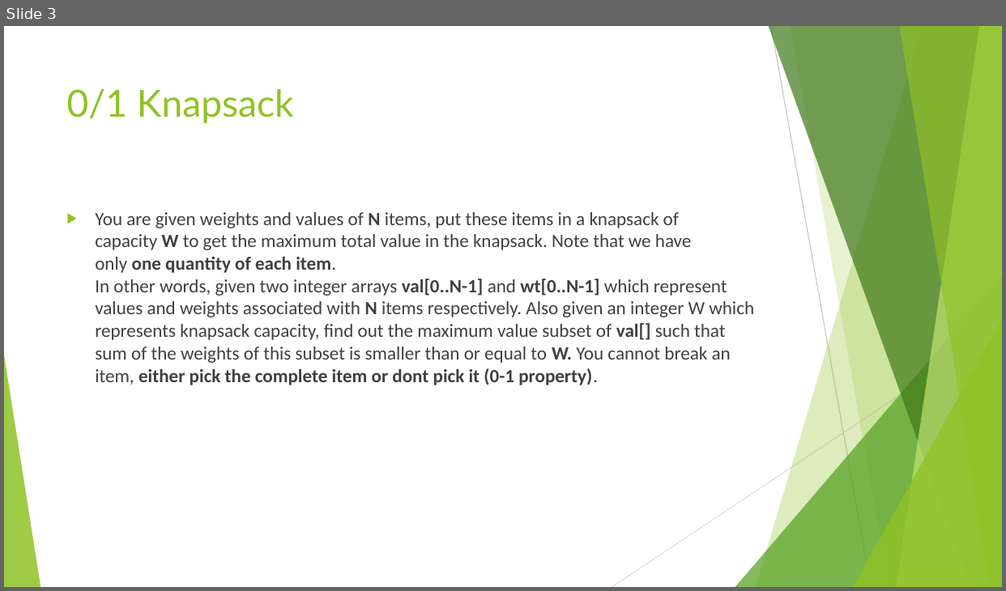
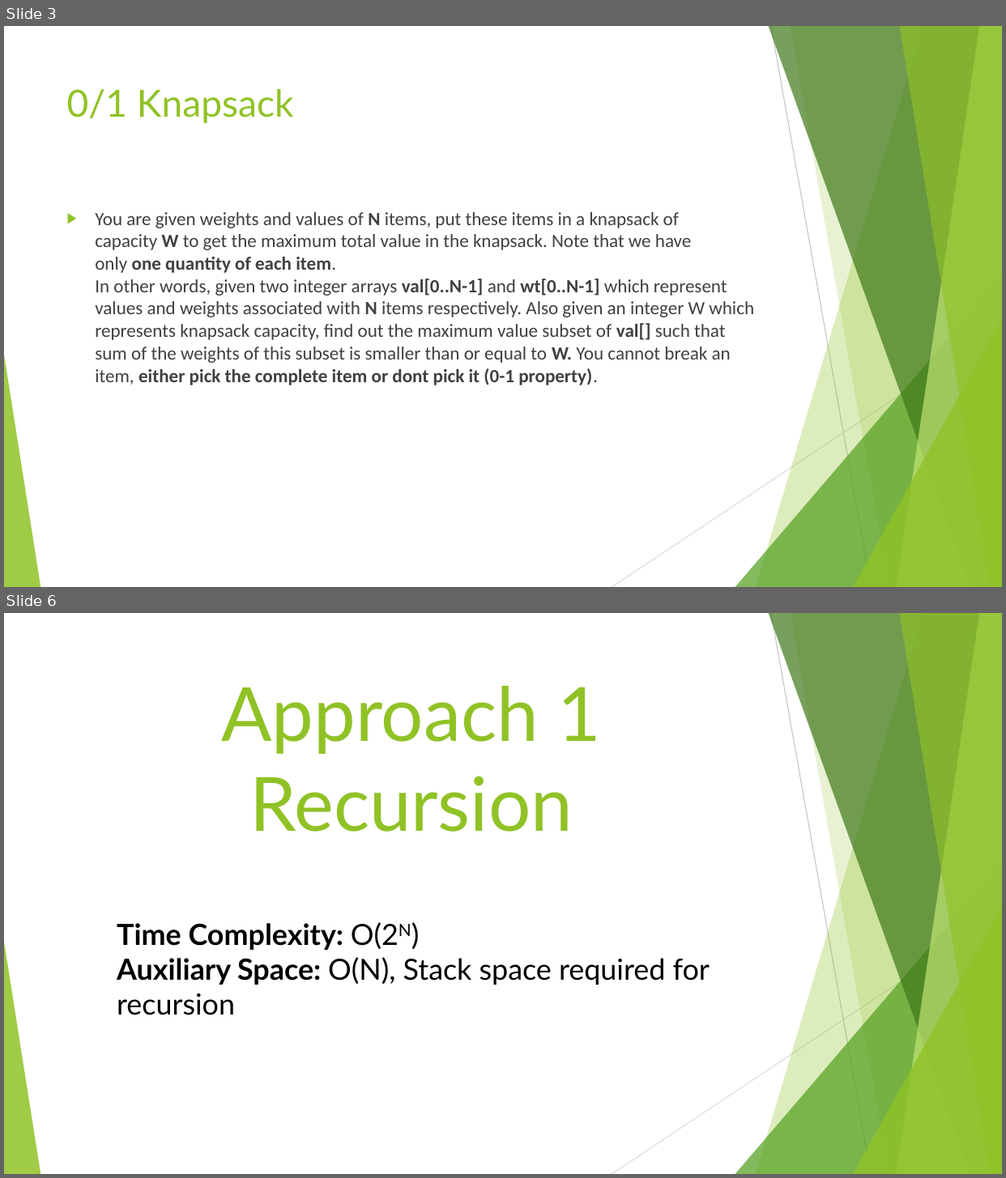
Before and after one commit to sarthaknandwani/ppt_allied_dp, a slide deck: DYNAMIC PROGRAMMING.pptx. Shown one above the other, each under a label of ours: slide 3 before the commit, slides 3 and 6 after it; the slides between them are not shown. The pictures are 1006x591 and 1006x1178 pixels, drawn with LibreOffice and Linux fonts; fonts in the diff are those of the drawing. Boxes give left, top, right and bottom in pixels: in the first picture for what was removed or moved away, otherwise in the second. Text is boxed around its words. In the diff, an @@ line names an element or a change of style, - is before the commit and + after.

```diff
--- a/DYNAMIC PROGRAMMING.pptx
+++ b/DYNAMIC PROGRAMMING.pptx
@@ slide 6 added at (x1=4, y1=613, x2=1002, y2=1174), background #FFFFFF; not listed: 10 template elements that a slide beside it also shows @@
@@ title added at (x1=221, y1=686, x2=602, y2=832), 72 pt, text #90C226 @@
+Approach 1
+Recursion
@@ text added at (x1=117, y1=922, x2=710, y2=1016), 28 pt, text #000000 @@
+Time Complexity: O(2N)
+Auxiliary Space: O(N), Stack space required for recursion
```
Also in this commit, not shown: 1 slide changed, 8 other slides added.
